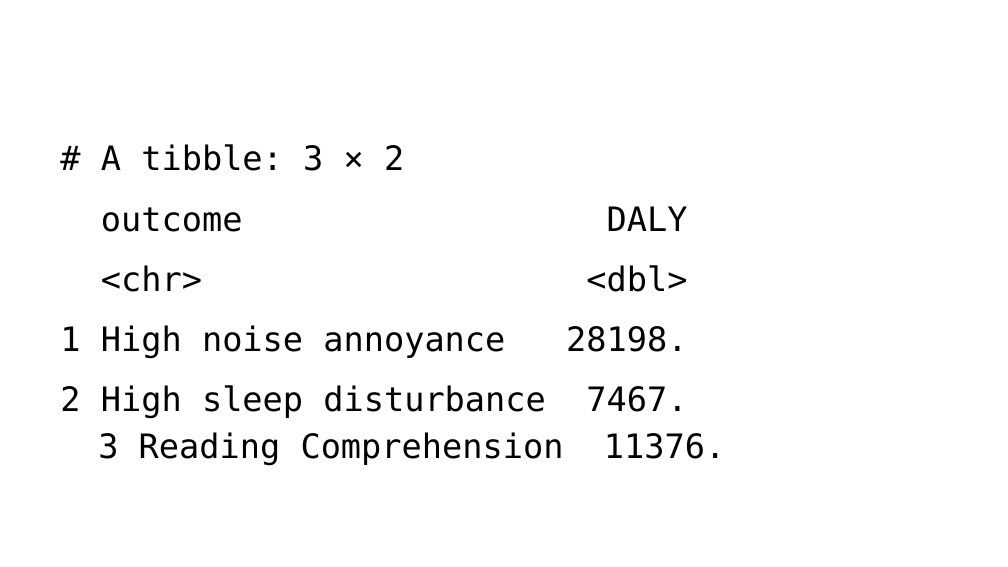
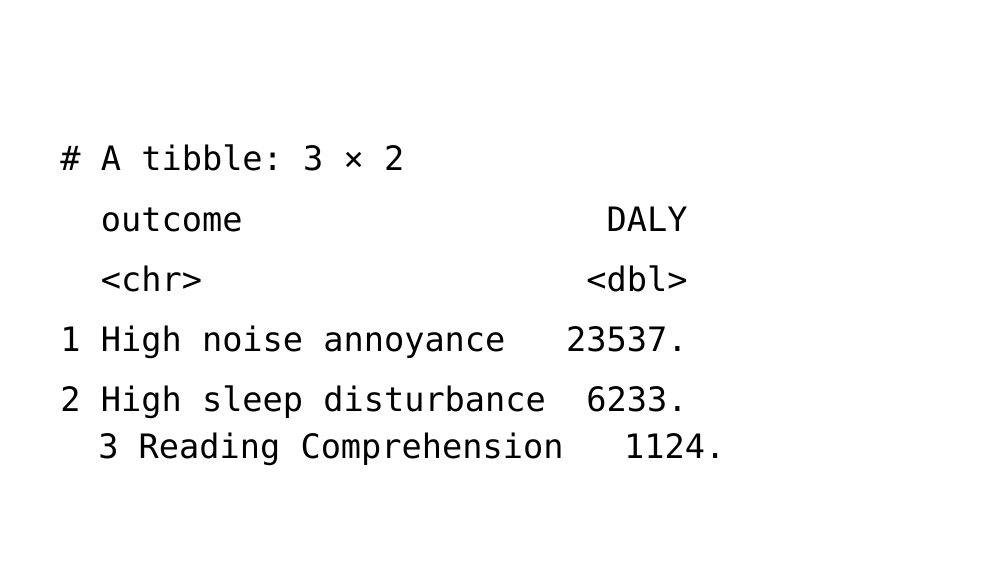
Before and after one commit to Ma-Loma/END2DALY, a slide deck: slide 12 of 03_burden_calculations.pptx (slide 11 before the commit). Drawn at 1008x567 pixels with LibreOffice and Linux fonts; fonts in the diff are those of the drawing. Boxes give left, top, right and bottom in pixels: in the first picture for what was removed or moved away, otherwise in the second. Text is boxed around its words. In the diff, an @@ line names an element or a change of style, - is before the commit and + after.

```diff
--- a/03_burden_calculations.pptx
+++ b/03_burden_calculations.pptx
@@ text at [60, 144, 725, 465]: text changed @@
-# A tibble: 3 × 2
-outcome DALY
-<chr> <dbl>
-1 High noise annoyance 28198.
-2 High sleep disturbance 7467.
-3 Reading Comprehension 11376.
+# A tibble: 3 × 2
+outcome DALY
+<chr> <dbl>
+1 High noise annoyance 23537.
+2 High sleep disturbance 6233.
+3 Reading Comprehension 1124.
```
Also in this commit, not shown: 3 other slides changed, 1 slide added, 4 other files.
